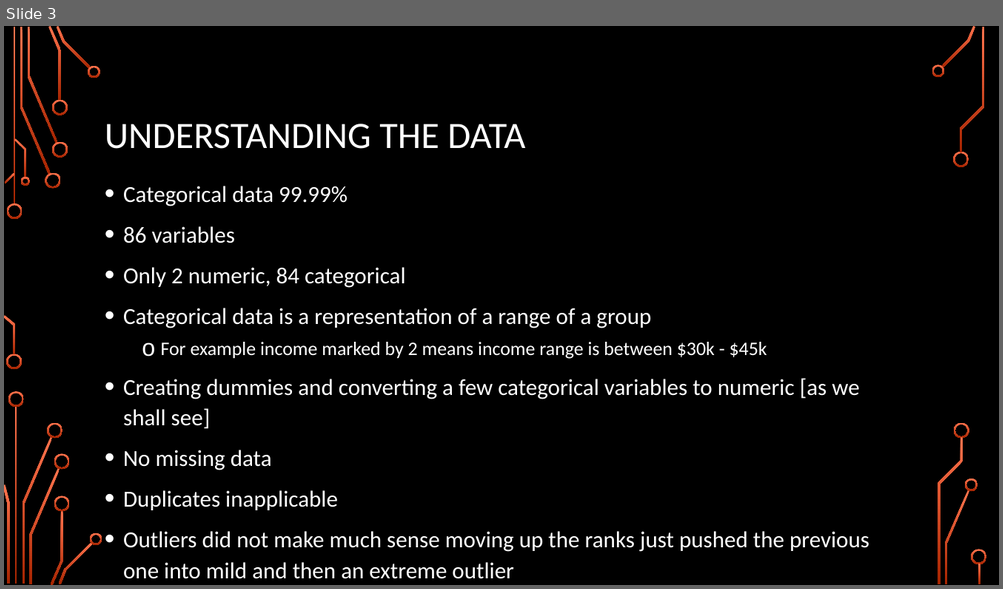
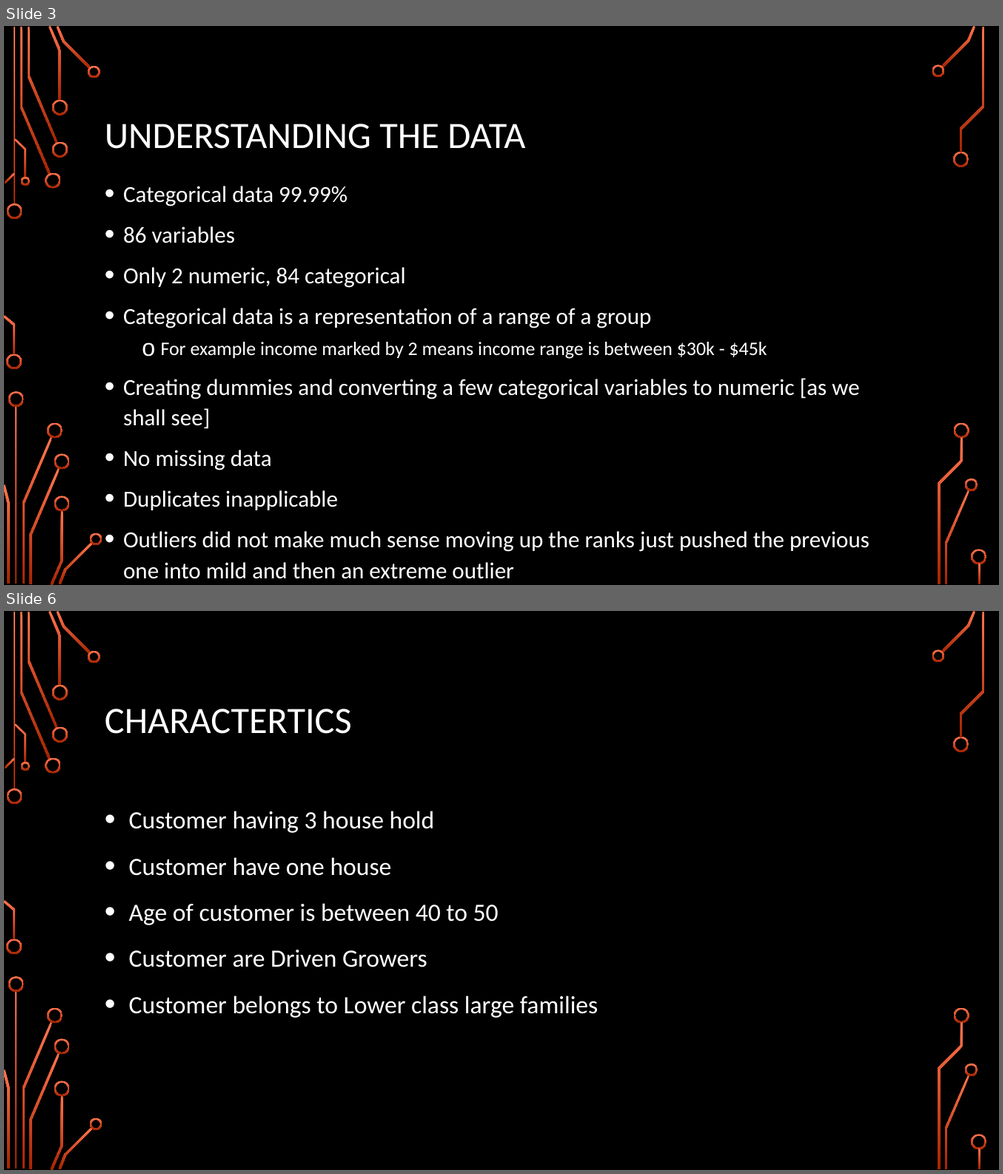
Before and after one commit to karimkhamwani/data-mining, a slide deck: Caravan.pptx. Shown one above the other, each under a label of ours: slide 3 before the commit, slides 3 and 6 after it; the slides between them are not shown. The pictures are 1003x589 and 1003x1174 pixels, drawn with LibreOffice and Linux fonts; fonts in the diff are those of the drawing; background and template pictures are left out. Boxes give left, top, right and bottom in pixels: in the first picture for what was removed or moved away, otherwise in the second. Text is boxed around its words. In the diff, an @@ line names an element or a change of style, - is before the commit and + after.

```diff
--- a/Caravan.pptx
+++ b/Caravan.pptx
@@ slide 6 added at [4, 611, 999, 1170], background picture (left out); not listed: 36 template elements that a slide beside it also shows @@
@@ title added at [105, 709, 352, 734], 36 pt, text #FFFFFF @@
+CHARACTERTICS
@@ text added at [129, 811, 597, 1018], 24 pt, text #FFFFFF @@
+• Customer having 3 house hold
+• Customer have one house
+• Age of customer is between 40 to 50
+• Customer are Driven Growers
+• Customer belongs to Lower class large families
```
Also in this commit, not shown: 7 other slides added, 4 slides removed, 1 other file.
